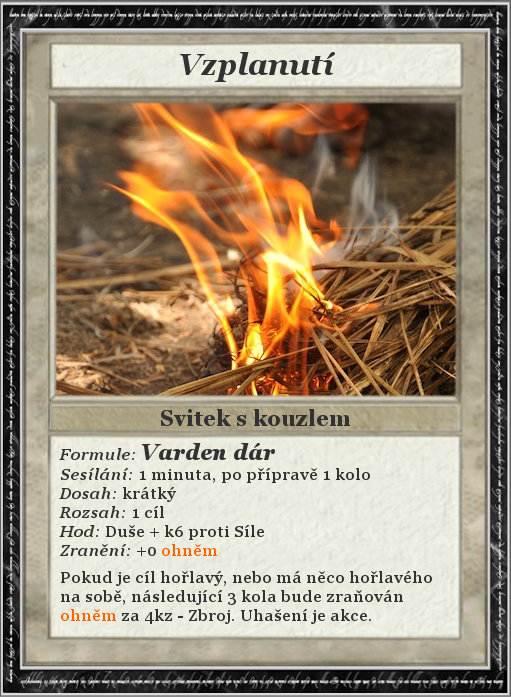
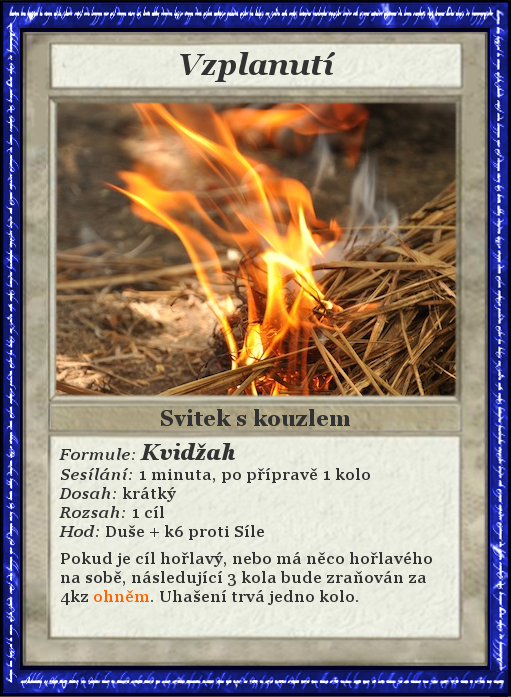
Before/after of a 511 x 697 layered artwork. What changed in the layer stack:
renamed "Formule: Varden dár ..." to "Formule: Kvidžah ...", painted on it over (60, 443, 432, 624)
painted on "RuneFrame" over (0, 0, 511, 697)
